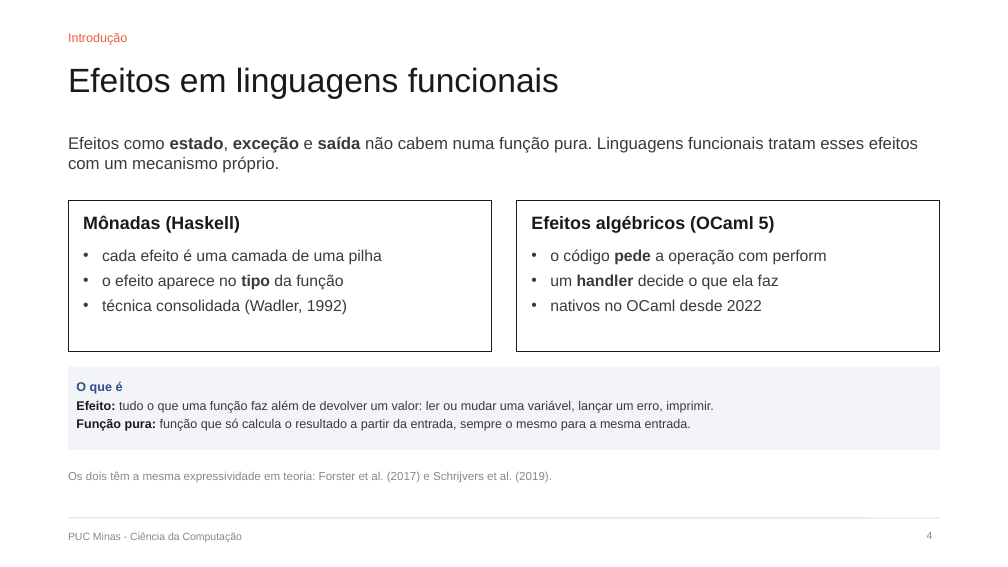
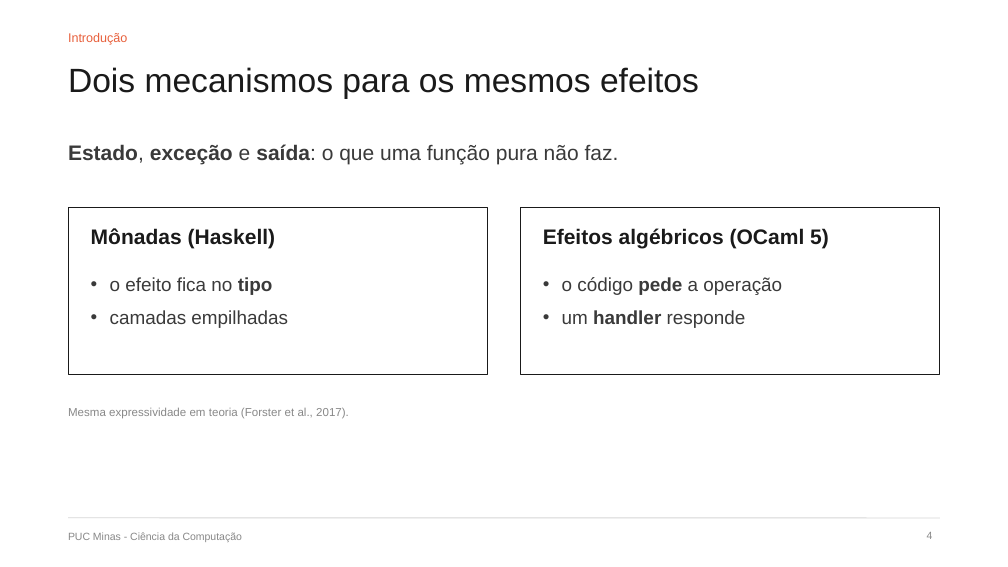
Before and after one commit to DiegoMarchioni/TCC, a slide deck: slide 4 of apresentacao/dissertacao/defesa.pptx. Drawn at 1008x567 pixels with LibreOffice and Linux fonts; fonts in the diff are those of the drawing. Boxes give left, top, right and bottom in pixels: in the first picture for what was removed or moved away, otherwise in the second. Text is boxed around its words. In the diff, an @@ line names an element or a change of style, - is before the commit and + after.

```diff
--- a/apresentacao/dissertacao/defesa.pptx
+++ b/apresentacao/dissertacao/defesa.pptx
@@ title at [68,67,699,99]: text changed @@
-Efeitos em linguagens funcionais
+Dois mecanismos para os mesmos efeitos
@@ text at [68,144,619,165]: text changed; size 16 to 20 pt @@
-Efeitos como estado, exceção e saída não cabem numa função pura. Linguagens funcionais tratam esses efeitos com um mecanismo próprio.
+Estado, exceção e saída: o que uma função pura não faz.
@@ rectangle: place and size @@
-rectangle at [68,200,492,352]
+rectangle at [68,208,488,374]
@@ rectangle: place and size @@
-rectangle at [516,200,940,352]
+rectangle at [520,208,940,374]
@@ text "Mônadas (Haskell)": place and size @@
-text "Mônadas (Haskell)" at [83,215,240,233]
+text "Mônadas (Haskell)" at [91,228,276,248]
@@ text "Mônadas (Haskell)" at [91,228,276,248]: size 17 to 20 pt @@
@@ text "Efeitos algébricos (OCaml 5)" at [543,228,829,248]: size 17 to 20 pt @@
@@ text "Efeitos algébricos (OCaml 5)": place and size @@
-text "Efeitos algébricos (OCaml 5)" at [531,216,775,233]
+text "Efeitos algébricos (OCaml 5)" at [543,228,829,248]
@@ text at [110,277,288,328]: text changed; size 15 to 18 pt @@
-• cada efeito é uma camada de uma pilha
-• o efeito aparece no tipo da função
-• técnica consolidada (Wadler, 1992)
+• o efeito fica no tipo
+• camadas empilhadas
@@ text at [562,277,782,328]: text changed; size 15 to 18 pt @@
-• o código pede a operação com perform
-• um handler decide o que ela faz
-• nativos no OCaml desde 2022
+• o código pede a operação
+• um handler responde
@@ rectangle removed at [68,367,940,450] @@
@@ text removed at [76,382,714,431] @@
-O que é
-Efeito: tudo o que uma função faz além de devolver um valor: ler ou mudar uma variável, lançar um erro, imprimir.
-Função pura: função que só calcula o resultado a partir da entrada, sempre o mesmo para a mesma entrada.
@@ text at [68,407,349,419]: text changed @@
-Os dois têm a mesma expressividade em teoria: Forster et al. (2017) e Schrijvers et al. (2019).
+Mesma expressividade em teoria (Forster et al., 2017).
```
Also in this commit, not shown: 21 other slides changed, 3 slides added, 5 slides removed, 3 other files.
